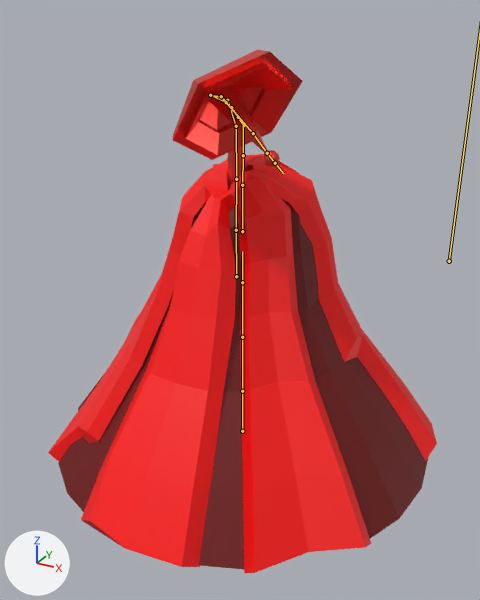
The FBX model RockPaperScissorsPlaneProject/Assets/Volcano/FBXs/volcano_rock.fbx: old version first, new version second.
Rendered twice from a camera (50 mm lens) standing at (11.58, -21.17, 9.92) and looking at (0.32, -0.7, -0.32). Lighting does not change. The marker at lower left points along +X, +Y and +Z. Both versions are drawn at frame 477 of the action 'VolcanoPhase02Rig|VolcanoPhase02LaserAttack'; the numbers are the values there. The bones that bend it are drawn over the model as lines.

The first picture shows 'Laser', 'VolcanoPhase02'.
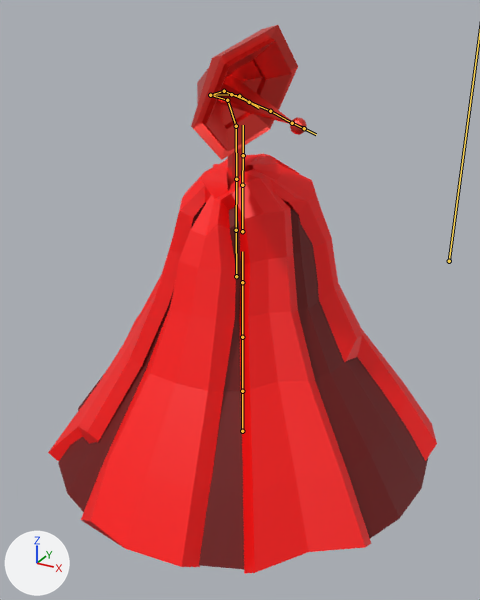
Diff of the bpy script that builds the scene:
```diff
--- a/RockPaperScissorsPlaneProject/Assets/Volcano/FBXs/volcano_rock.fbx.py
+++ b/RockPaperScissorsPlaneProject/Assets/Volcano/FBXs/volcano_rock.fbx.py
@@ bone_laser06 @@
 bone_laser06 = bpy.data.objects['VolcanoPhase02Rig'].pose.bones['Laser06']  # child of 'Laser05'
-bone_laser06.rotation_quaternion = (0.843, -0.001, -0.095, -0.53)  # degrees (6, -9, -65)
+bone_laser06.rotation_quaternion = (0.751, -0.133, -0.064, -0.643)  # degrees (-7, -15, -80)
@@ bone_laserpoint0 @@
 bone_laserpoint0 = bpy.data.objects['VolcanoPhase02Rig'].pose.bones['LaserPoint0']  # child of 'Laser05'
-bone_laserpoint0.rotation_quaternion = (0.843, -0.001, 0.013, -0.538)  # degrees (-1, 1, -65)
+bone_laserpoint0.rotation_quaternion = (0.751, -0.133, 0.067, -0.643)  # degrees (-17, -4, -81)
```

What differs and where, as boxes (x1, y1, x2, y2) in the pictures (480 x 600 px):
'Laser', posed (11% narrower, 18% taller): before (173, 50, 303, 190); after (191, 25, 307, 190)
bone 'Laser06', root to tip: before (210, 95) to (226, 102); after (210, 95) to (231, 94)
bone 'LaserPoint0', root to tip: before (210, 95) to (221, 96); after (210, 95) to (224, 91)
